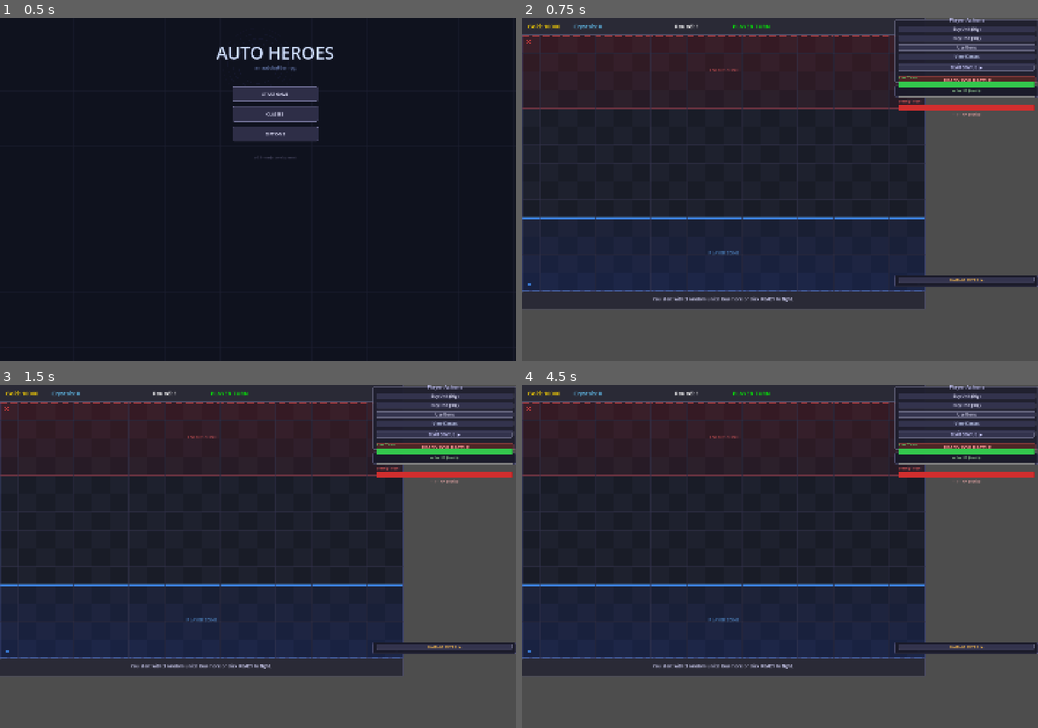
Above: before the commit, frames 1-4 (two rows, left to right).
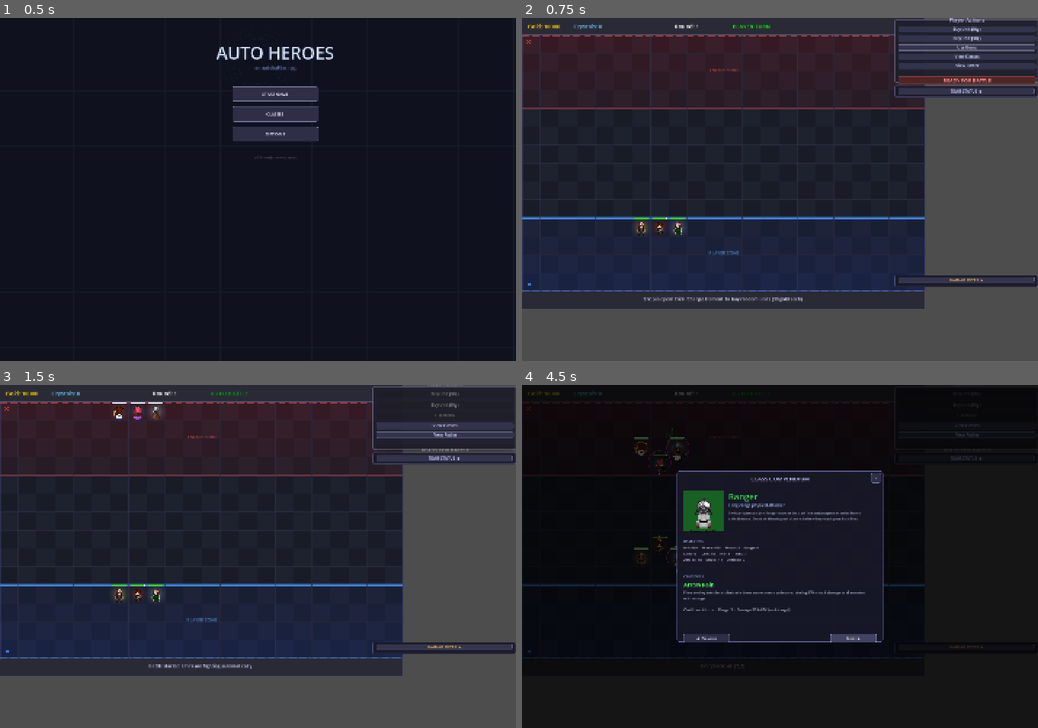
Above: after the commit, the same moments.

Repository: iceie2/autobattler-rpg
Game: Godot game, scene res://scenes/main_menu.tscn
Same seed, same stepped clock (60 frames per second), same inputs: the game is played once before the commit and once after it.
Inputs (mouse positions are in pixels of both pictures, inside the frame that each line leads up to):
- Up to frame 1 (0.5 s): no input
- Up to frame 2 (0.75 s): click "START GAME" at 0.5 s
- Up to frame 3 (1.5 s): click "READY FOR BATTLE" at 1.25 s
- Up to frame 4 (4.5 s): click (965, 446) at 2 s, where only the run before the commit has a clickable "READY FOR BATTLE"; click (965, 395) at 2.75 s, where only the run before the commit has a clickable "Buy Unit (30g)"; click "View Classes" at 3.5 s; click (852, 638) at 4.25 s, where only the run after the commit has a clickable "Next ▶"

Frame 1 is identical in both runs. In frame 2, 2.1% of the frame differs, in the area x 21-100%, y 13-83%; in frame 3, 4.7%; in frame 4, 83%, in the area x 0-100%, y 0-100%.
Error before the commit: Parse Error: Cannot infer the type of "can_afford_mana" variable because the value doesn't have a set type. (res://scripts/auto_battle_manager.gd:116)

Commit message:
Fix all Variant inference errors from new class additions
- unit_base.gd: target_element needs explicit :Element annotation
- auto_battle_manager.gd: can_afford_mana :bool, effective_range :int,
  dirs Array[Vector2i], c :Vector2i, ox/oy/cross :int

Co-Authored-By: Claude Sonnet 4.6 <noreply@anthropic.com>

Diff:
--- a/scripts/auto_battle_manager.gd
+++ b/scripts/auto_battle_manager.gd
@@ -113,7 +113,7 @@
 			continue
 
 		# ── Active skill ──────────────────────────────────────────────────────
-		var can_afford_mana := unit.current_mana >= unit.skill_mana_cost
+		var can_afford_mana: bool = unit.current_mana >= unit.skill_mana_cost
 		if unit.skill_cooldown == 0 and unit.skill_name != "" and can_afford_mana:
 			if unit.skill_mana_cost > 0:
 				unit.current_mana -= unit.skill_mana_cost
@@ -127,7 +127,7 @@
 		if not target:
 			continue
 
-		var effective_range := unit.attack_range + (2 if unit.rapid_fire_turns > 0 else 0)
+		var effective_range: int = unit.attack_range + (2 if unit.rapid_fire_turns > 0 else 0)
 		if unit.grid_position.distance_to(target.grid_position) <= effective_range:
 			# Extra target for Headhunter Rapid Fire
 			if unit.rapid_fire_turns > 0 and opponents.size() > 1:
@@ -243,10 +243,10 @@
 			_use_skill(caster, opponents)
 
 func _nearest_open_adjacent(center: Vector2i) -> Vector2i:
-	var dirs := [Vector2i(1,0),Vector2i(-1,0),Vector2i(0,1),Vector2i(0,-1),
+	var dirs: Array[Vector2i] = [Vector2i(1,0),Vector2i(-1,0),Vector2i(0,1),Vector2i(0,-1),
 				 Vector2i(1,1),Vector2i(-1,1),Vector2i(1,-1),Vector2i(-1,-1)]
 	for d in dirs:
-		var c := center + d
+		var c: Vector2i = center + d
 		if battle_grid.is_valid_position(c) and not battle_grid.is_cell_occupied(c):
 			return c
 	return Vector2i(-1, -1)
@@ -272,8 +272,8 @@
 		if not (opp and is_instance_valid(opp)) or opp == target:
 			continue
 		# Simple: is this unit roughly on the line?
-		var ox := opp.grid_position.x; var oy := opp.grid_position.y
-		var cross := abs((tx - sx) * (sy - oy) - (sx - ox) * (ty - sy))
+		var ox: int = opp.grid_position.x; var oy: int = opp.grid_position.y
+		var cross: int = abs((tx - sx) * (sy - oy) - (sx - ox) * (ty - sy))
 		if cross <= 1:  # within 1 unit of the line
 			var d := shooter.grid_position.distance_to(opp.grid_position)
 			if d < best_d:
--- a/scripts/unit_base.gd
+++ b/scripts/unit_base.gd
@@ -265,7 +265,7 @@
 	if not (target and target.has_method("take_damage")):
 		return
 
-	var target_element := target.current_element if target is UnitBase else Element.NORMAL
+	var target_element: Element = target.current_element if target is UnitBase else Element.NORMAL
 	var damage := int(attack_damage * get_attack_multiplier(target_element))
 
 	# Headhunter passive: every 7th hit is a crit (3× damage)
